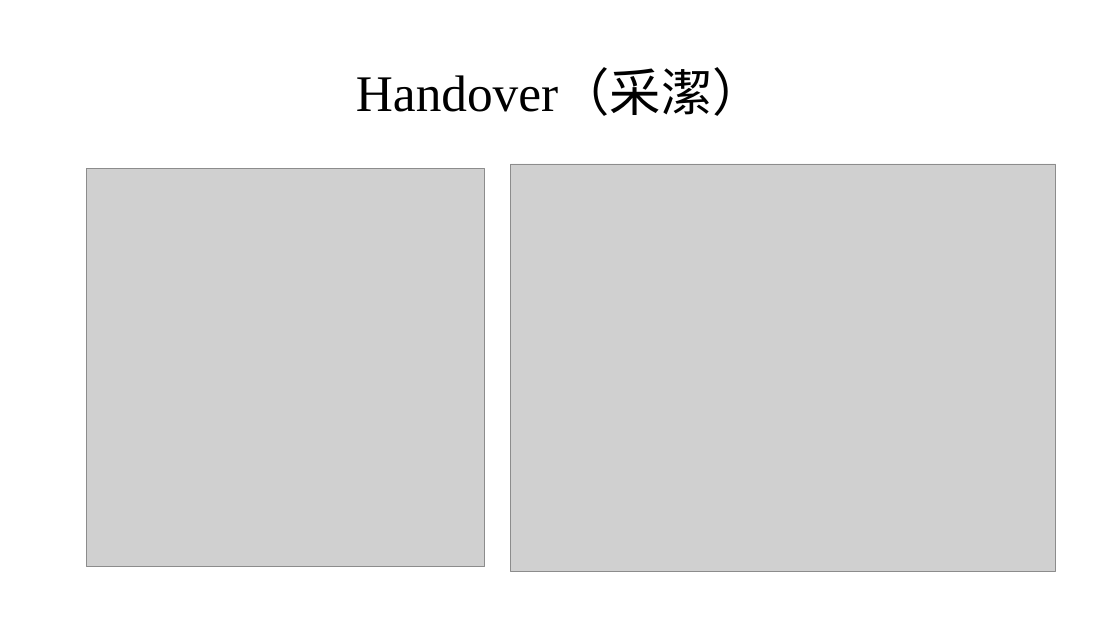
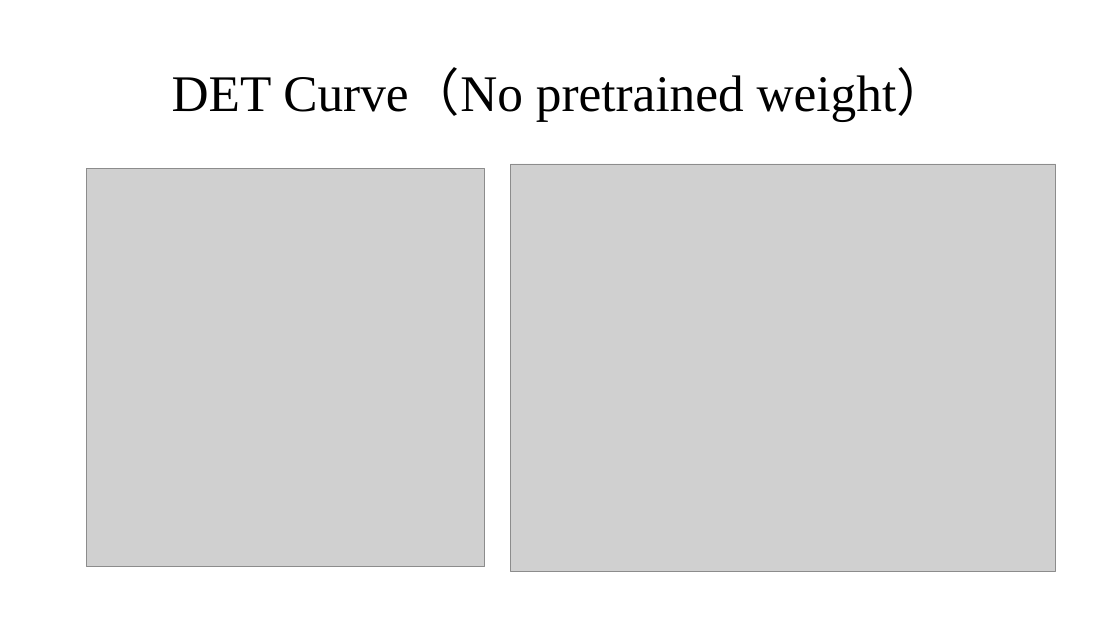
Before and after one commit to a20082307/meeting_report, a slide deck: slide 4 of 916個咪.pptx. Drawn at 1120x630 pixels with LibreOffice and Linux fonts; fonts in the diff are those of the drawing; grey boxes stand for pictures. Boxes give left, top, right and bottom in pixels: in the first picture for what was removed or moved away, otherwise in the second. Text is boxed around its words. In the diff, an @@ line names an element or a change of style, - is before the commit and + after.

```diff
--- a/916個咪.pptx
+++ b/916個咪.pptx
@@ title at [172, 70, 949, 121]: text changed @@
-Handover（采潔）
+DET Curve（No pretrained weight）
```
Also in this commit, not shown: 5 other slides changed, 2 other files.
